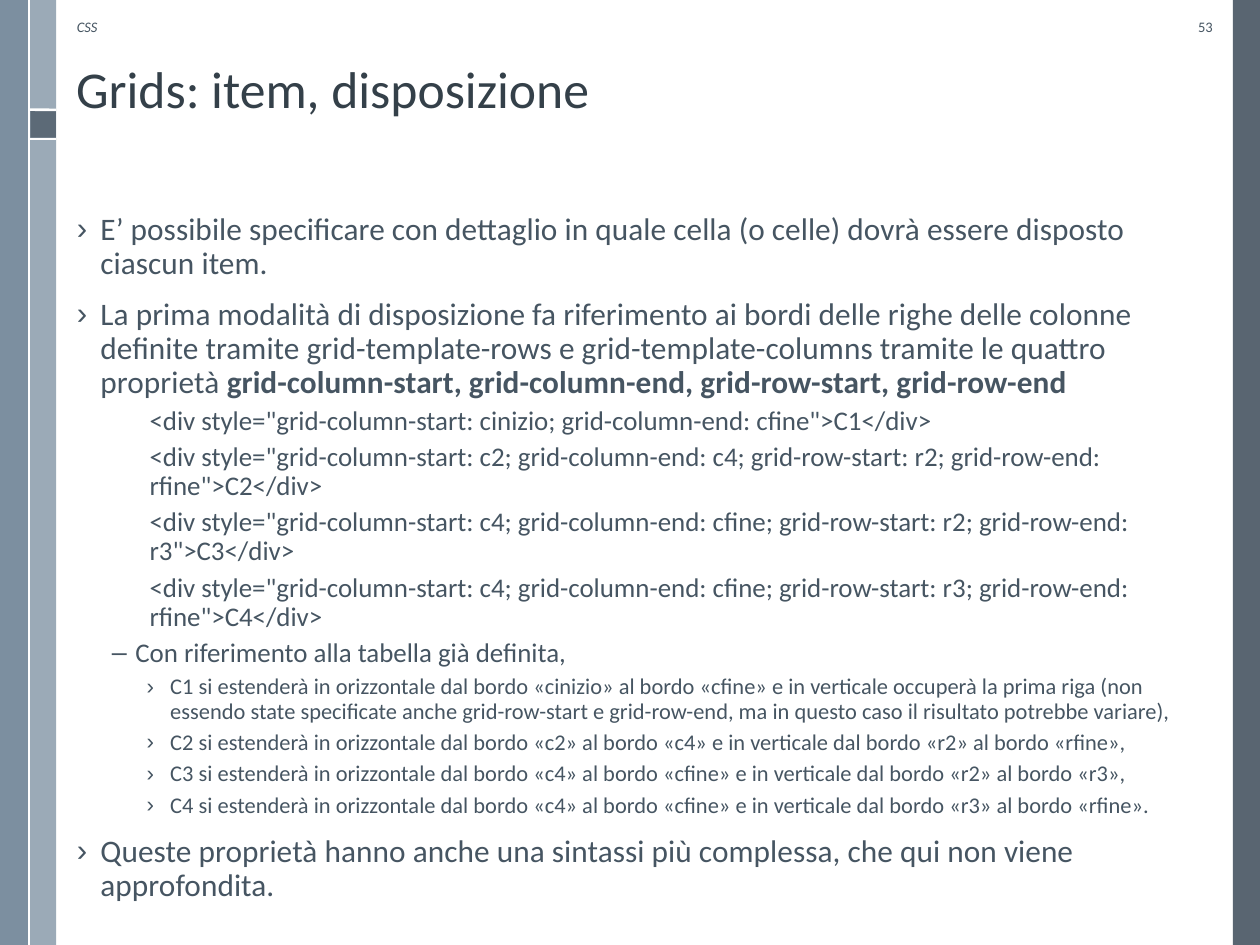
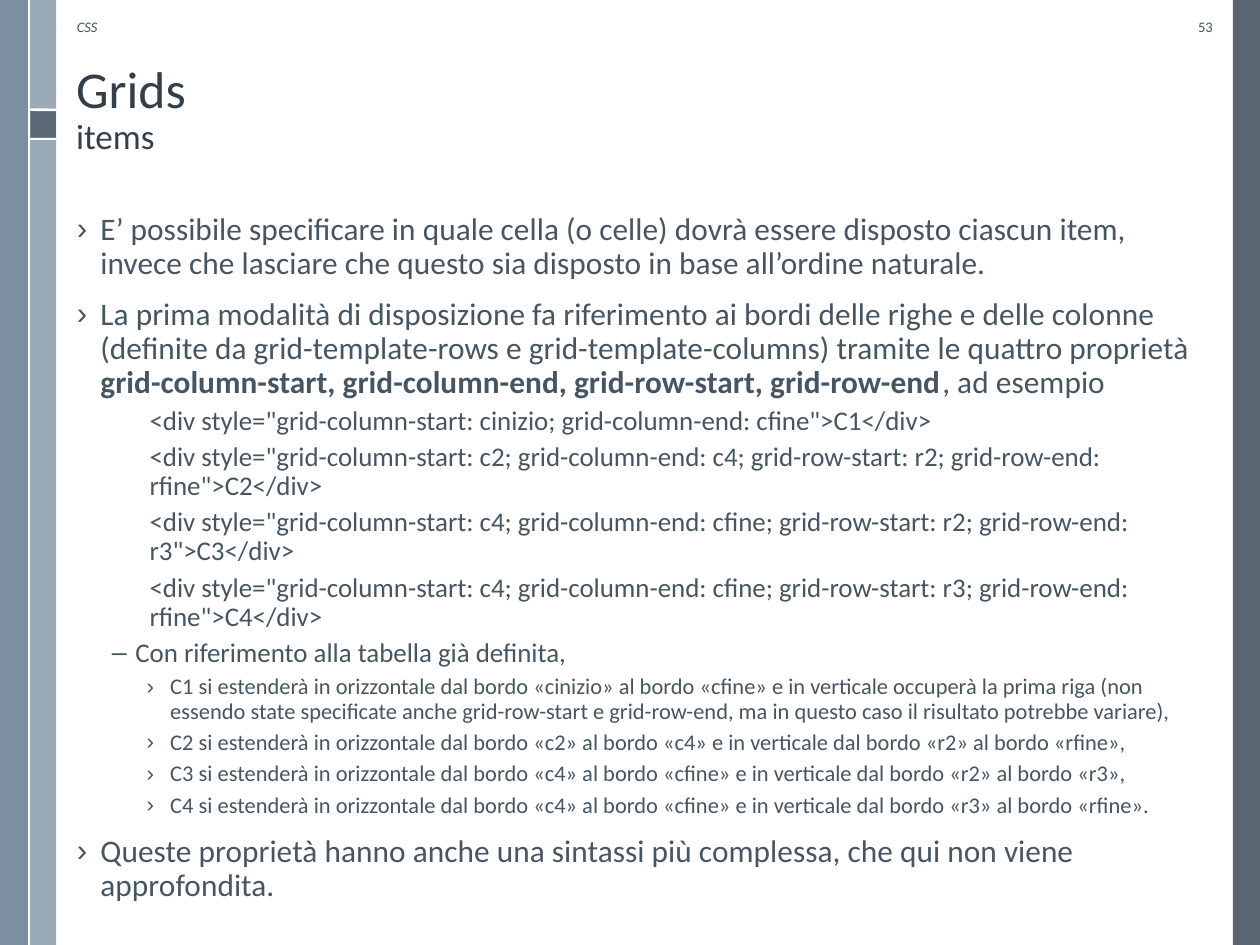
Before and after one commit to WebEngineering-Univaq/WE_Lecture_Slides, a slide deck: slide 53 of CSS3.pptx. Drawn at 1260x945 pixels with LibreOffice and Linux fonts; fonts in the diff are those of the drawing; background and template pictures are left out. Boxes give left, top, right and bottom in pixels: in the first picture for what was removed or moved away, otherwise in the second. Text is boxed around its words. In the diff, an @@ line names an element or a change of style, - is before the commit and + after.

Commit message:
Updated CSS slides
Fix on flexbox and grid

```diff
--- a/CSS3.pptx
+++ b/CSS3.pptx
@@ title at (x1=76, y1=72, x2=186, y2=150): text changed @@
-Grids: item, disposizione
+Grids
+items
@@ text at (x1=100, y1=217, x2=1188, y2=399): text changed @@
-› E’ possibile specificare con dettaglio in quale cella (o celle) dovrà essere disposto ciascun item.
-› La prima modalità di disposizione fa riferimento ai bordi delle righe delle colonne definite tramite grid-template-rows e grid-template-columns tramite le quattro proprietà grid-column-start, grid-column-end, grid-row-start, grid-row-end
+› E’ possibile specificare in quale cella (o celle) dovrà essere disposto ciascun item, invece che lasciare che questo sia disposto in base all’ordine naturale.
+› La prima modalità di disposizione fa riferimento ai bordi delle righe e delle colonne (definite da grid-template-rows e grid-template-columns) tramite le quattro proprietà grid-column-start, grid-column-end, grid-row-start, grid-row-end, ad esempio
```
Also in this commit, not shown: 15 other slides changed, 2 other files.
